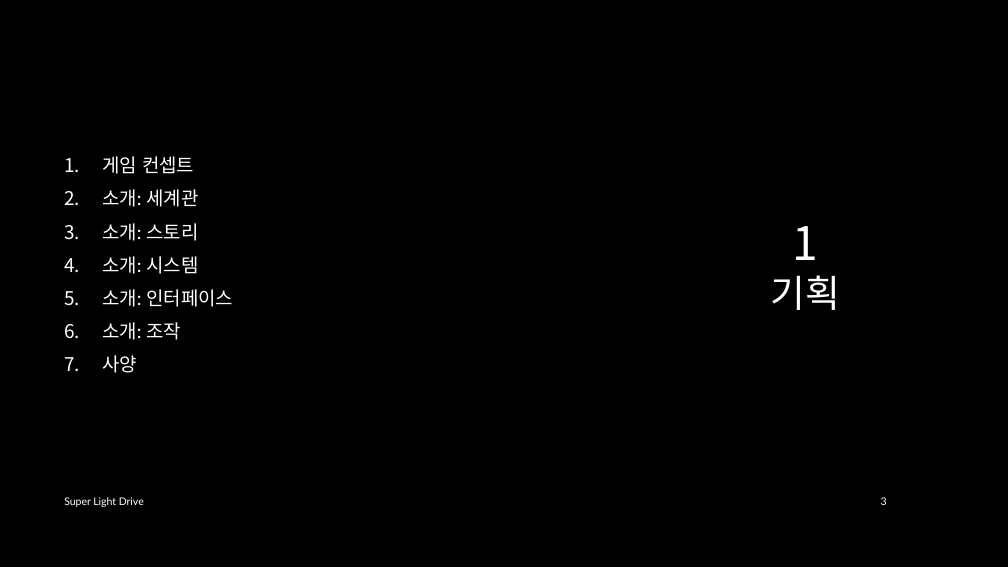
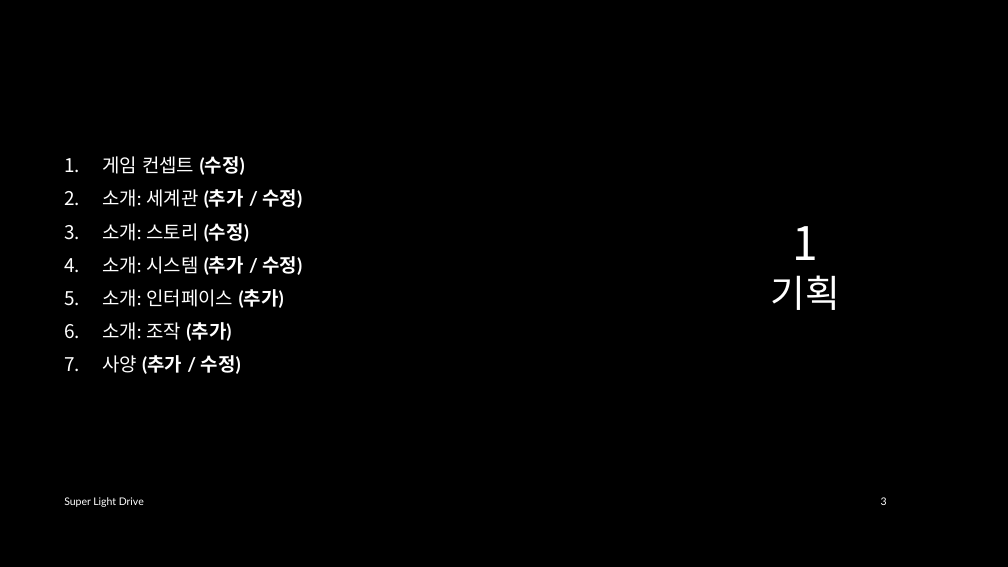
Before and after one commit to iconstudio/2017-Platformer, a slide deck: slide 3 of slides/SuperLightDrive_20171228.pptx. Drawn at 1008x567 pixels with LibreOffice and Linux fonts; fonts in the diff are those of the drawing; background and template pictures are left out. Boxes give left, top, right and bottom in pixels: in the first picture for what was removed or moved away, otherwise in the second. Text is boxed around its words. In the diff, an @@ line names an element or a change of style, - is before the commit and + after.

```diff
--- a/slides/SuperLightDrive_20171228.pptx
+++ b/slides/SuperLightDrive_20171228.pptx
@@ text at [102,156,302,374]: text changed @@
-1. 게임 컨셉트
-2. 소개: 세계관
-3. 소개: 스토리
-4. 소개: 시스템
-5. 소개: 인터페이스
-6. 소개: 조작
-7. 사양
+1. 게임 컨셉트 (수정)
+2. 소개: 세계관 (추가 / 수정)
+3. 소개: 스토리 (수정)
+4. 소개: 시스템 (추가 / 수정)
+5. 소개: 인터페이스 (추가)
+6. 소개: 조작 (추가)
+7. 사양 (추가 / 수정)
```
Also in this commit, not shown: 14 other slides changed, 3 slides added, 1 other file.
